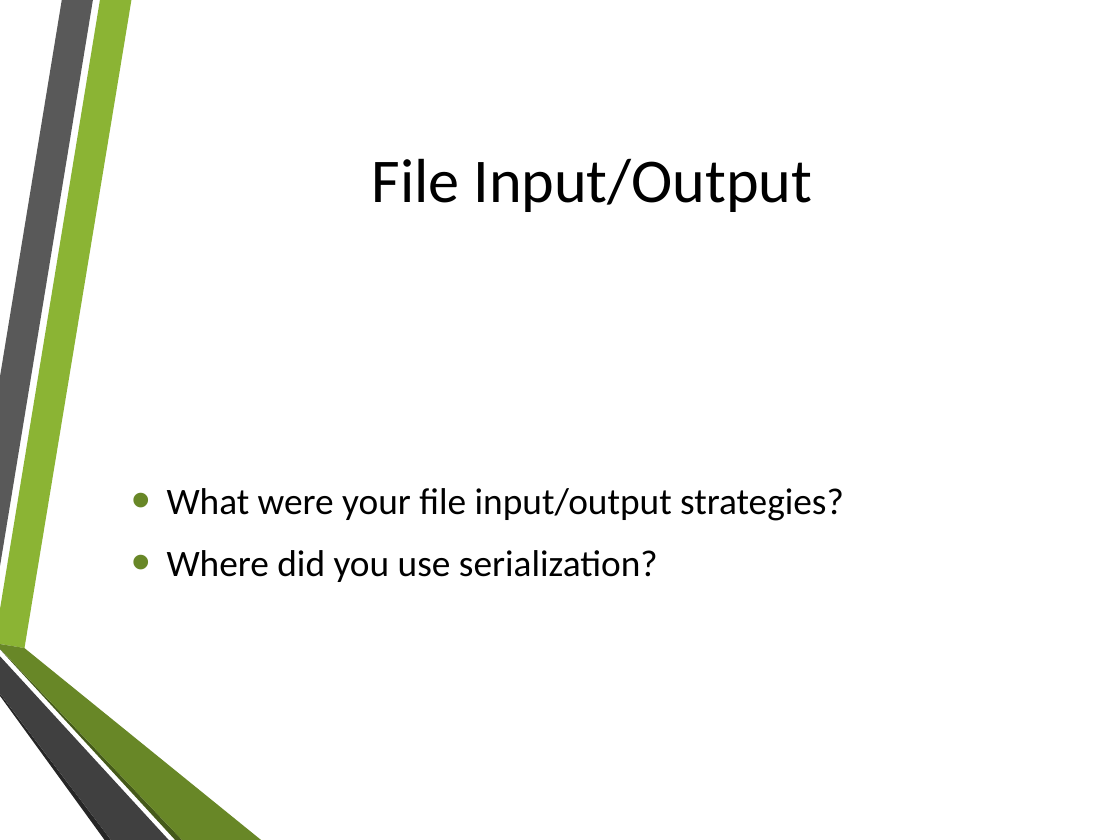
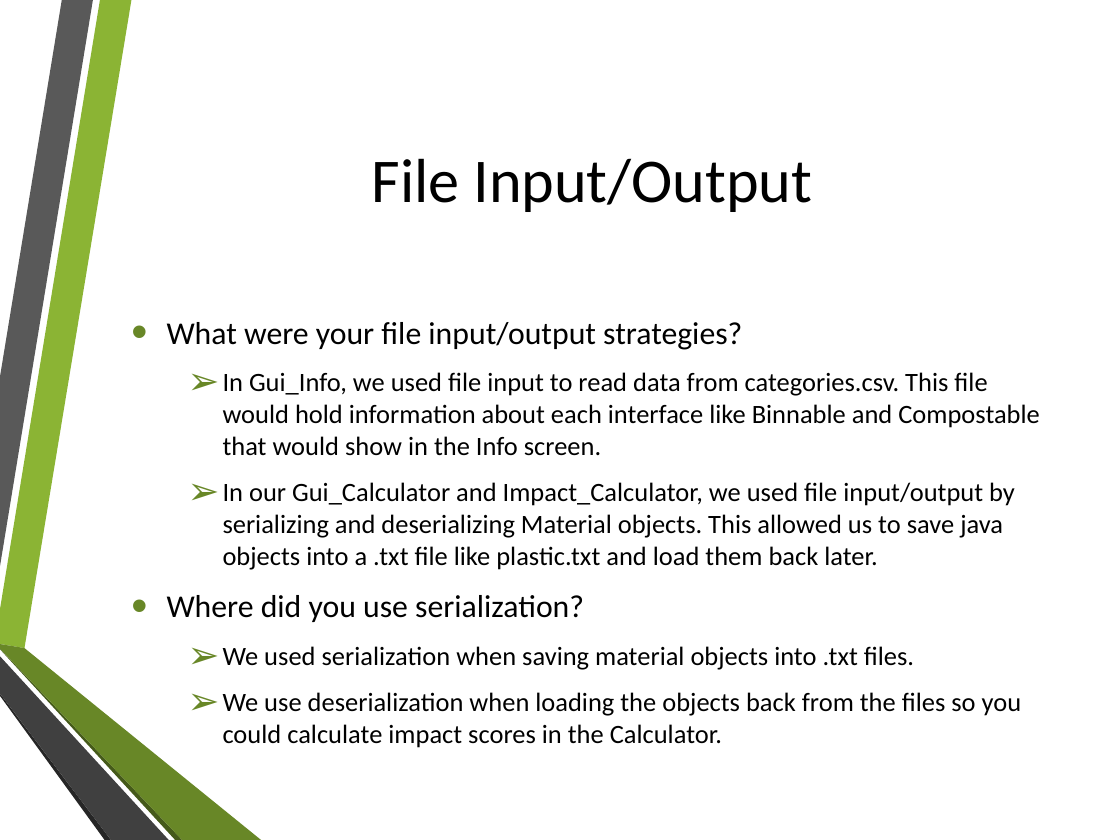
Before and after one commit to clampett/recycling-aid, a slide deck: slide 9 of Recycling Aid Presentation.pptx. Drawn at 1120x840 pixels with LibreOffice and Linux fonts; fonts in the diff are those of the drawing; background and template pictures are left out. Boxes give left, top, right and bottom in pixels: in the first picture for what was removed or moved away, otherwise in the second. Text is boxed around its words. In the diff, an @@ line names an element or a change of style, - is before the commit and + after.

```diff
--- a/Recycling Aid Presentation.pptx
+++ b/Recycling Aid Presentation.pptx
@@ text at (x1=167, y1=322, x2=742, y2=622): size 24 to 20.4 pt in "What were your file input/output strategies?", "Where did you use serialization?" @@
@@ text at (x1=223, y1=372, x2=1040, y2=570): paragraphs added @@
+  ➢ In Gui_Info, we used file input to read data from categories.csv. This file would hold information about each interface like Binnable and Compostable that would show in the Info screen.
+  ➢ In our Gui_Calculator and Impact_Calculator, we used file input/output by serializing and deserializing Material objects. This allowed us to save java objects into a .txt file like plastic.txt and load them back later.
@@ text at (x1=223, y1=646, x2=1022, y2=748): paragraphs added @@
+  ➢ We used serialization when saving material objects into .txt files.
+  ➢ We use deserialization when loading the objects back from the files so you could calculate impact scores in the Calculator.
```
Also in this commit, not shown: 9 other slides changed, 1 slide added, 1 slide removed.
